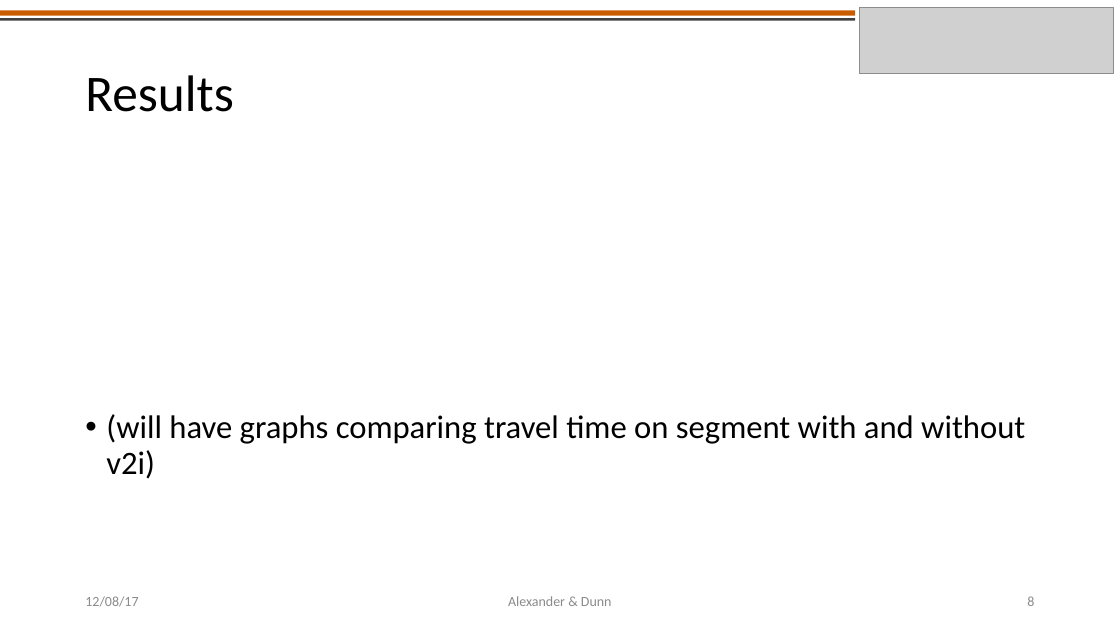
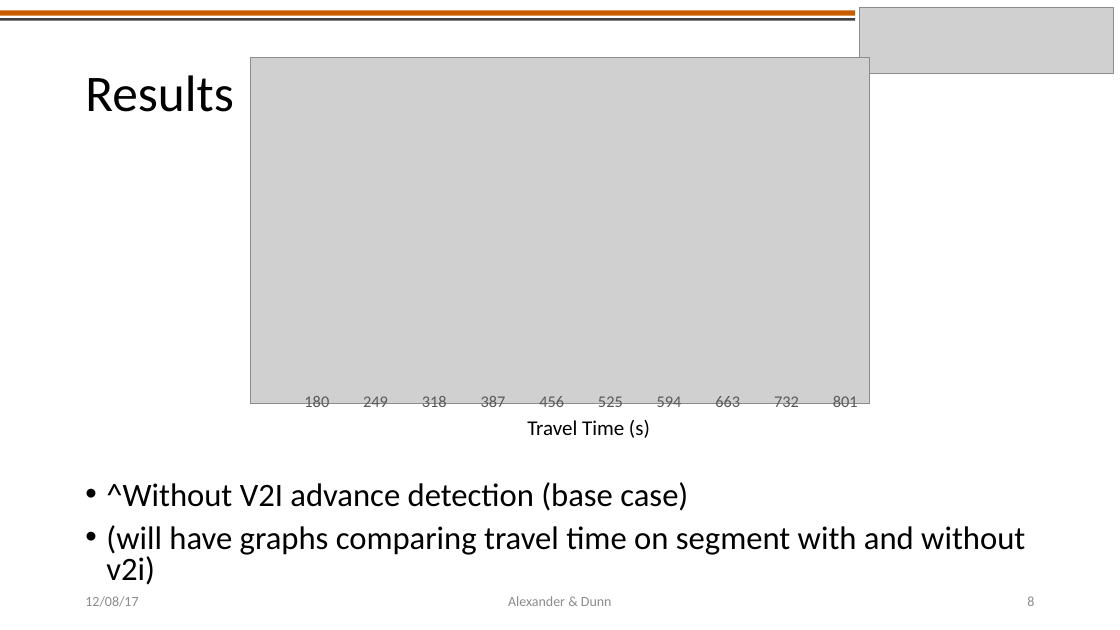
Before and after one commit to americalexander/mrFinishLine, a slide deck: slide 8 of CE391F_project_presentation_alexander_dunn.pptx. Drawn at 1120x630 pixels with LibreOffice and Linux fonts; fonts in the diff are those of the drawing; grey boxes stand for pictures. Boxes give left, top, right and bottom in pixels: in the first picture for what was removed or moved away, otherwise in the second. Text is boxed around its words. In the diff, an @@ line names an element or a change of style, - is before the commit and + after.

Commit message:
updated presentation and results for base case

```diff
--- a/CE391F_project_presentation_alexander_dunn.pptx
+++ b/CE391F_project_presentation_alexander_dunn.pptx
@@ group added at (250, 58, 869, 412): 10 texts, 1 picture @@
+180
+249
+318
+387
+456
+525
+594
+663
+732
+801
@@ text added at (527, 420, 650, 438), 18 pt, text #000000 @@
+Travel Time (s)
@@ text at (106, 482, 688, 511): paragraph added @@
+• ^Without V2I advance detection (base case)
@@ text at (106, 525, 1025, 585): line spacing 0.9 to 0.8 @@
```
Also in this commit, not shown: 1 other slide changed, 1 other file.
